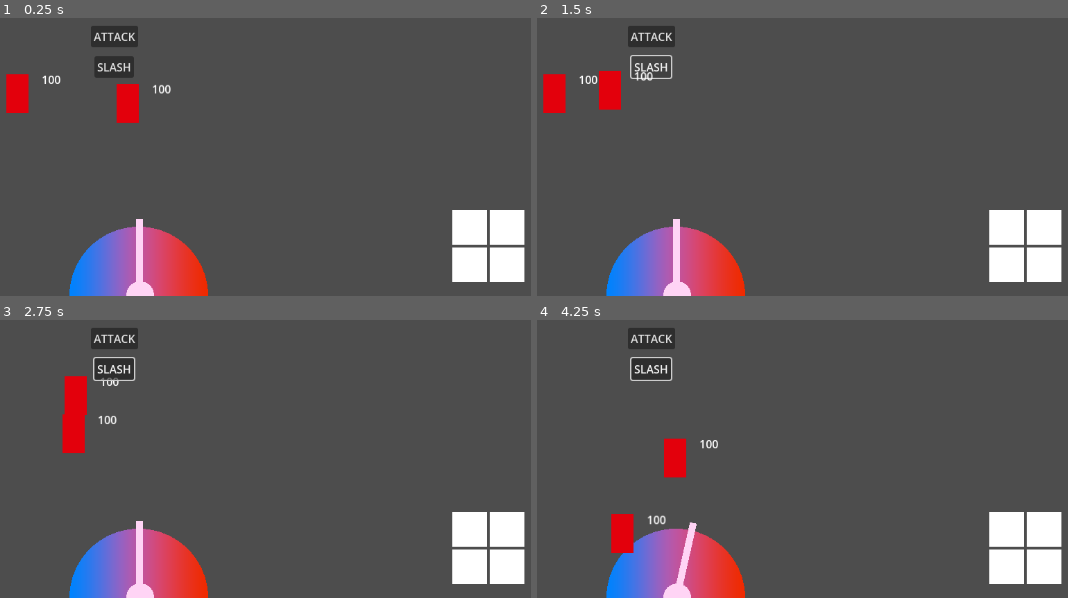
Above: before the commit, frames 1-4 (two rows, left to right).
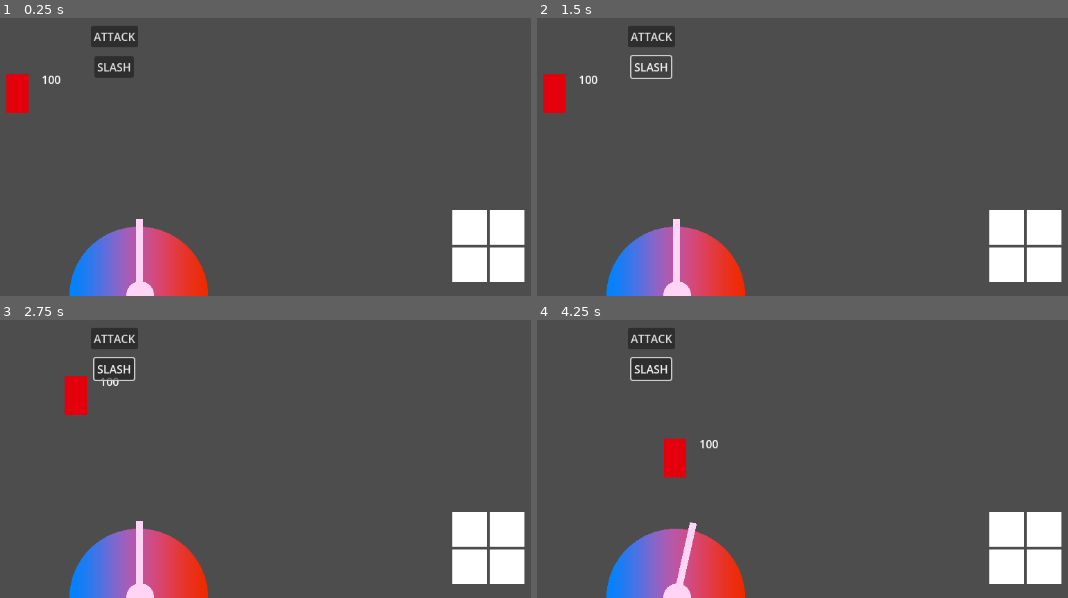
Above: after the commit, the same moments.

Repository: sstrac/androillusion
Game: Godot game, scene res://test.tscn
The game is run twice, just before and just after one commit, with the same random seed, the same clock (stepped at 60 frames per second) and the same inputs.
Inputs (mouse positions are in pixels of both pictures, inside the frame that each line leads up to):
- Up to frame 1 (0.25 s): no input
- Up to frame 2 (1.5 s): click "ATTACK" at 0.5 s; click "SLASH" at 1.25 s
- Up to frame 3 (2.75 s): tap Enter at 2 s; move the mouse to (313, 350) at 2.02 s; press the mouse at (313, 350) at 2.03 s; hold D (right) from 2.03 s (still down)
- Up to frame 4 (4.25 s): move the mouse to (outside the picture) at 2.77 s; release D (right) at 2.78 s; release the mouse at (outside the picture) at 2.78 s; hold S (down) 2.78-3.53 s; click (outside the picture) at 2.85 s; move the mouse to (outside the picture) at 3.52 s; press the mouse at (outside the picture) at 3.53 s; hold D (right) from 3.53 s (still down); right-click (outside the picture) at 3.6 s

The runs differ from the first frame. In frame 1, 0.7% of the frame differs, in the area x 21-33%, y 23-38%; in frame 2, 0.7%; in frame 3, 0.7%; in frame 4, 0.7%, in the area x 13-25%, y 69-84%.
Error after the commit: Attempt to call function 'attack' in base 'null instance' on a null instance. (res://test.gd:8)

Commit message:
Move shared sword spawn logic to character

Diff:
--- a/character/android.gd
+++ /dev/null
@@ -1,6 +0,0 @@
-extends Character
-
-
-func attack(target):
-	movement_comp.approach(target)
-	# Do other stuff
--- a/character/character.gd
+++ b/character/character.gd
@@ -1,13 +1,20 @@
 extends CharacterBody2D
 
 class_name Character
+
+const SWORD_SCENE = preload("res://sword/sword.tscn")
+const SLASH1_SCENE = preload("res://sword/slash/slash_down.tscn")
+const SLASH2_SCENE = preload("res://sword/slash/slash_up.tscn")
+const COMBO_ORDERED = [SLASH1_SCENE, SLASH2_SCENE]
 
 @onready var label = get_node('Label')
 @onready var anim = get_node("AnimationPlayer")
 @onready var health_comp = get_node("HealthComponent")
 @onready var damage_feedback_comp = get_node("DamageFeedbackComponent")
+
 @export var movement_comp: Node
 
+var curr_slash_i = -1
 
 # Called when the node enters the scene tree for the first time.
 func _ready() -> void:
@@ -32,3 +39,19 @@
 func follow(pos, delta, speed=100):
 	global_position = global_position.move_toward(pos, delta * speed)
 	move_and_slide()
+
+
+func spawn_sword():
+	var sword = SWORD_SCENE.instantiate()
+
+	var slash_scene = COMBO_ORDERED[curr_slash_i + 1]
+
+	var sword_movement = slash_scene.instantiate()
+	sword_movement.sword = sword
+	sword.add_child(sword_movement)
+	add_child(sword)
+
+	if curr_slash_i + 1 == COMBO_ORDERED.size() - 1:
+		curr_slash_i = -1
+	else:
+		curr_slash_i += 1
--- a/character/player.tscn
+++ /dev/null
@@ -1,105 +0,0 @@
-[gd_scene load_steps=12 format=3 uid="uid://b13i8r5vn7lw6"]
-
-[ext_resource type="Script" path="res://character/player.gd" id="1_2qf3b"]
-[ext_resource type="PackedScene" uid="uid://5s80v4ovx056" path="res://movement_component/player_movement/player_movement_component.tscn" id="2_ftq3b"]
-[ext_resource type="PackedScene" uid="uid://b731nb1y7d5bm" path="res://damage_feedback/damage_feedback_component.tscn" id="2_s186m"]
-[ext_resource type="PackedScene" uid="uid://dl3lebrkeqavb" path="res://health_component/health_component.tscn" id="3_jamio"]
-[ext_resource type="PackedScene" uid="uid://bvyur5id1r0bi" path="res://input_components/sword/sword_input_component.tscn" id="3_rjygk"]
-[ext_resource type="PackedScene" uid="uid://xtmmaadhfane" path="res://hitbox_component/hitbox_component.tscn" id="4_vki7y"]
-
-[sub_resource type="Animation" id="Animation_dj7w5"]
-length = 0.001
-tracks/0/type = "value"
-tracks/0/imported = false
-tracks/0/enabled = true
-tracks/0/path = NodePath("ColorRect:visible")
-tracks/0/interp = 1
-tracks/0/loop_wrap = true
-tracks/0/keys = {
-"times": PackedFloat32Array(0),
-"transitions": PackedFloat32Array(1),
-"update": 0,
-"values": [true]
-}
-
-[sub_resource type="Animation" id="Animation_dq8bo"]
-resource_name = "flash"
-length = 0.3
-tracks/0/type = "value"
-tracks/0/imported = false
-tracks/0/enabled = true
-tracks/0/path = NodePath("ColorRect:visible")
-tracks/0/interp = 1
-tracks/0/loop_wrap = true
-tracks/0/keys = {
-"times": PackedFloat32Array(0, 0.1, 0.2, 0.3),
-"transitions": PackedFloat32Array(1, 1, 1, 1),
-"update": 0,
-"values": [false, true, false, true]
-}
-
-[sub_resource type="AnimationLibrary" id="AnimationLibrary_mwt06"]
-_data = {
-"RESET": SubResource("Animation_dj7w5"),
-"flash": SubResource("Animation_dq8bo")
-}
-
-[sub_resource type="RectangleShape2D" id="RectangleShape2D_uegq5"]
-size = Vector2(32, 56)
-
-[sub_resource type="RectangleShape2D" id="RectangleShape2D_yk7x0"]
-size = Vector2(32, 56)
-
-[node name="Player" type="CharacterBody2D" node_paths=PackedStringArray("movement_comp")]
-collision_mask = 0
-script = ExtResource("1_2qf3b")
-movement_comp = NodePath("PlayerMovementComponent")
-
-[node name="PlayerMovementComponent" parent="." node_paths=PackedStringArray("character") instance=ExtResource("2_ftq3b")]
-character = NodePath("..")
-
-[node name="SwordInputComponent" parent="." node_paths=PackedStringArray("character") instance=ExtResource("3_rjygk")]
-character = NodePath("..")
-
-[node name="DamageFeedbackComponent" parent="." node_paths=PackedStringArray("health_comp") instance=ExtResource("2_s186m")]
-position = Vector2(0, -48)
-health_comp = NodePath("../HealthComponent")
-
-[node name="HealthComponent" parent="." instance=ExtResource("3_jamio")]
-max_health = 100
-
-[node name="ColorRect" type="ColorRect" parent="."]
-offset_left = -16.0
-offset_top = -28.0
-offset_right = 16.0
-offset_bottom = 28.0
-color = Color(0.890706, 0, 0.0493286, 1)
-
-[node name="ColorRect2" type="ColorRect" parent="."]
-offset_left = -16.0
-offset_top = -28.0
-offset_right = 16.0
-offset_bottom = 28.0
-color = Color(0.890706, 0, 0.0493286, 1)
-
-[node name="Label" type="Label" parent="."]
-offset_left = 35.0
-offset_top = -32.0
-offset_right = 75.0
-offset_bottom = -9.0
-text = "100"
-
-[node name="AnimationPlayer" type="AnimationPlayer" parent="."]
-libraries = {
-"": SubResource("AnimationLibrary_mwt06")
-}
-
-[node name="HitboxComponent" parent="." node_paths=PackedStringArray("health_component") instance=ExtResource("4_vki7y")]
-health_component = NodePath("../HealthComponent")
-
-[node name="CollisionShape2D" type="CollisionShape2D" parent="HitboxComponent"]
-shape = SubResource("RectangleShape2D_uegq5")
-
-[node name="CollisionShape2D" type="CollisionShape2D" parent="."]
-shape = SubResource("RectangleShape2D_yk7x0")
-debug_color = Color(0.438128, 0.454891, 1, 0.42)
--- a/input_components/sword/sword_input_component.gd
+++ b/input_components/sword/sword_input_component.gd
@@ -1,26 +1,7 @@
 extends Node
-
-const SWORD_SCENE = preload("res://sword/sword.tscn")
-const SLASH1_SCENE = preload("res://sword/slash/slash_down.tscn")
-const SLASH2_SCENE = preload("res://sword/slash/slash_up.tscn")
-const COMBO_ORDERED = [SLASH1_SCENE, SLASH2_SCENE]
 
 @export var character: CharacterBody2D
 
-var curr_slash_i = -1
-
 func _unhandled_input(event):
 	if event.is_action_pressed("left_click"):
-		var sword = SWORD_SCENE.instantiate()
-
-		var slash_scene = COMBO_ORDERED[curr_slash_i + 1]
-
-		var sword_movement = slash_scene.instantiate()
-		sword_movement.sword = sword
-		sword.add_child(sword_movement)
-		character.add_child(sword)
-
-		if curr_slash_i + 1 == COMBO_ORDERED.size() - 1:
-			curr_slash_i = -1
-		else:
-			curr_slash_i += 1
+		character.spawn_sword()
--- a/character/android.tscn
+++ b/player/player.tscn
@@ -1,10 +1,11 @@
-[gd_scene load_steps=11 format=3 uid="uid://iu2di7i1ildc"]
+[gd_scene load_steps=12 format=3 uid="uid://b13i8r5vn7lw6"]
 
-[ext_resource type="Script" path="res://character/android.gd" id="1_5c76c"]
-[ext_resource type="PackedScene" uid="uid://20sl7l4jxmne" path="res://movement_component/android_movement/android_movement_component.tscn" id="1_rxr3m"]
-[ext_resource type="PackedScene" uid="uid://b731nb1y7d5bm" path="res://damage_feedback/damage_feedback_component.tscn" id="2_o5abo"]
-[ext_resource type="PackedScene" uid="uid://dl3lebrkeqavb" path="res://health_component/health_component.tscn" id="3_nbgpg"]
-[ext_resource type="PackedScene" uid="uid://xtmmaadhfane" path="res://hitbox_component/hitbox_component.tscn" id="4_6he0j"]
+[ext_resource type="Script" path="res://player/player.gd" id="1_2qf3b"]
+[ext_resource type="PackedScene" uid="uid://5s80v4ovx056" path="res://movement_component/player_movement/player_movement_component.tscn" id="2_ftq3b"]
+[ext_resource type="PackedScene" uid="uid://b731nb1y7d5bm" path="res://damage_feedback/damage_feedback_component.tscn" id="2_s186m"]
+[ext_resource type="PackedScene" uid="uid://dl3lebrkeqavb" path="res://health_component/health_component.tscn" id="3_jamio"]
+[ext_resource type="PackedScene" uid="uid://bvyur5id1r0bi" path="res://input_components/sword/sword_input_component.tscn" id="3_rjygk"]
+[ext_resource type="PackedScene" uid="uid://xtmmaadhfane" path="res://hitbox_component/hitbox_component.tscn" id="4_vki7y"]
 
 [sub_resource type="Animation" id="Animation_dj7w5"]
 length = 0.001
@@ -49,19 +50,22 @@
 [sub_resource type="RectangleShape2D" id="RectangleShape2D_yk7x0"]
 size = Vector2(32, 56)
 
-[node name="Android" type="CharacterBody2D" node_paths=PackedStringArray("movement_comp")]
+[node name="Player" type="CharacterBody2D" node_paths=PackedStringArray("movement_comp")]
 collision_mask = 0
-script = ExtResource("1_5c76c")
-movement_comp = NodePath("AndroidMovementComponent")
+script = ExtResource("1_2qf3b")
+movement_comp = NodePath("PlayerMovementComponent")
 
-[node name="AndroidMovementComponent" parent="." node_paths=PackedStringArray("character") instance=ExtResource("1_rxr3m")]
+[node name="PlayerMovementComponent" parent="." node_paths=PackedStringArray("character") instance=ExtResource("2_ftq3b")]
 character = NodePath("..")
 
-[node name="DamageFeedbackComponent" parent="." node_paths=PackedStringArray("health_comp") instance=ExtResource("2_o5abo")]
+[node name="SwordInputComponent" parent="." node_paths=PackedStringArray("character") instance=ExtResource("3_rjygk")]
+character = NodePath("..")
+
+[node name="DamageFeedbackComponent" parent="." node_paths=PackedStringArray("health_comp") instance=ExtResource("2_s186m")]
 position = Vector2(0, -48)
 health_comp = NodePath("../HealthComponent")
 
-[node name="HealthComponent" parent="." instance=ExtResource("3_nbgpg")]
+[node name="HealthComponent" parent="." instance=ExtResource("3_jamio")]
 max_health = 100
 
 [node name="ColorRect" type="ColorRect" parent="."]
@@ -90,9 +94,7 @@
 "": SubResource("AnimationLibrary_mwt06")
 }
 
-[node name="HitboxComponent" parent="." node_paths=PackedStringArray("health_component") instance=ExtResource("4_6he0j")]
-collision_layer = 2
-collision_mask = 2
+[node name="HitboxComponent" parent="." node_paths=PackedStringArray("health_component") instance=ExtResource("4_vki7y")]
 health_component = NodePath("../HealthComponent")
 
 [node name="CollisionShape2D" type="CollisionShape2D" parent="HitboxComponent"]
--- a/test.gd
+++ b/test.gd
@@ -6,3 +6,7 @@
 
 func _on_button_pressed() -> void:
 	android.attack(player)
+
+
+func _on_button_2_pressed() -> void:
+	pass
--- a/test.tscn
+++ b/test.tscn
@@ -1,8 +1,8 @@
 [gd_scene load_steps=5 format=3 uid="uid://bldu7sa3wijxp"]
 
 [ext_resource type="Script" path="res://test.gd" id="1_tr6al"]
-[ext_resource type="PackedScene" uid="uid://b13i8r5vn7lw6" path="res://character/player.tscn" id="2_axa4b"]
-[ext_resource type="PackedScene" uid="uid://iu2di7i1ildc" path="res://character/android.tscn" id="3_a6rms"]
+[ext_resource type="PackedScene" uid="uid://b13i8r5vn7lw6" path="res://player/player.tscn" id="2_axa4b"]
+[ext_resource type="PackedScene" uid="uid://iu2di7i1ildc" path="res://android/android.tscn" id="3_a6rms"]
 [ext_resource type="PackedScene" uid="uid://mr5cdwyniife" path="res://UI.tscn" id="3_dqbsn"]
 
 [node name="test" type="Control"]
Renamed: character/player.gd -> player/player.gd
